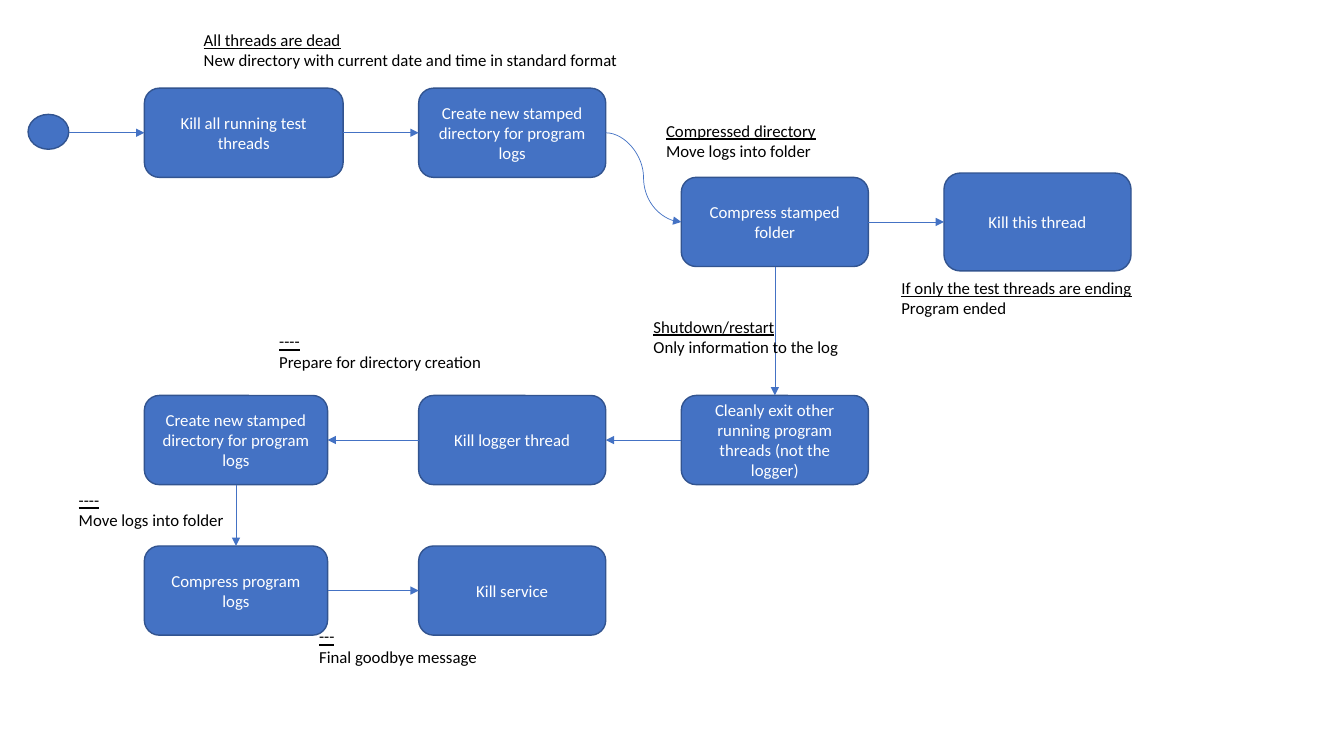
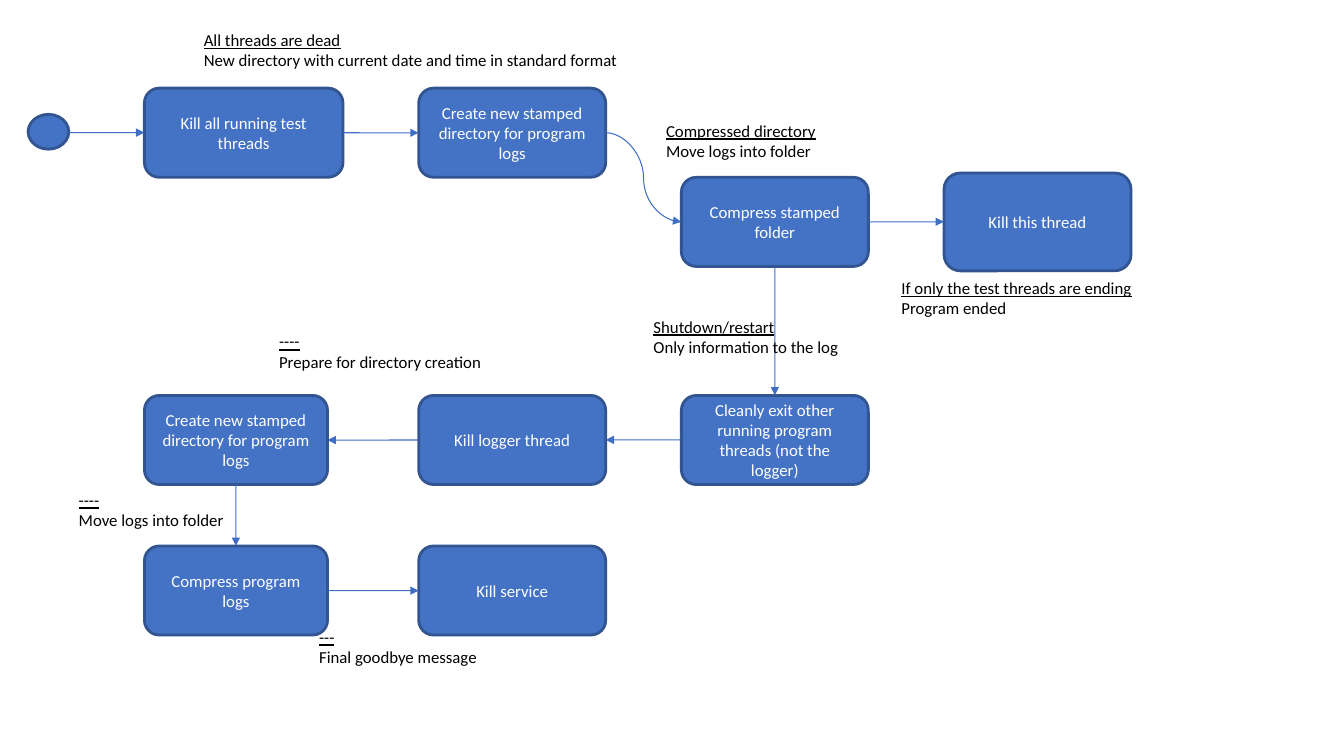
Before and after one commit to HarrisonJM/ProtocolDeveloper, a slide deck: slide 6 of docs/Design & Log/Designs.pptx (slide 5 before the commit). Drawn at 1344x756 pixels with LibreOffice and Linux fonts; fonts in the diff are those of the drawing. Boxes give left, top, right and bottom in pixels: in the first picture for what was removed or moved away, otherwise in the second. Text is boxed around its words. In the diff, an @@ line names an element or a change of style, - is before the commit and + after.

```diff
--- a/docs/Design & Log/Designs.pptx
+++ b/docs/Design & Log/Designs.pptx
@@ arrow removed from (343, 133) to (418, 133) @@
@@ freeform shape added at bbox=[343, 133, 418, 133], outline #3F6FC3 0.75 pt @@
@@ curved arrow (606, 133) - (682, 222): stroke #4472C4 0.5 pt to #3F6FC3 0.75 pt @@
@@ arrow removed from (869, 222) to (945, 222) @@
@@ freeform shape added at bbox=[869, 222, 945, 222], outline #3F6FC3 0.75 pt @@
@@ arrow removed from (775, 266) to (775, 395) @@
@@ freeform shape added at bbox=[775, 266, 775, 395], outline #3F6FC3 0.75 pt @@
@@ arrow removed from (418, 441) to (328, 441) @@
@@ freeform shape added at bbox=[328, 441, 418, 441], outline #3F6FC3 0.75 pt @@
@@ arrow removed from (682, 441) to (606, 441) @@
@@ freeform shape added at bbox=[606, 440, 682, 440], outline #3F6FC3 0.75 pt @@
@@ arrow removed from (236, 485) to (236, 546) @@
@@ freeform shape added at bbox=[236, 485, 236, 546], outline #3F6FC3 0.75 pt @@
@@ outline #325491 1 pt to #325491 2 pt; proportions changed in 7 elements at bbox=[144, 88, 343, 176], bbox=[418, 88, 606, 176], bbox=[945, 173, 1132, 271], bbox=[682, 395, 869, 484], bbox=[144, 395, 328, 484], bbox=[144, 546, 328, 635], bbox=[418, 546, 606, 635] @@
```
Also in this commit, not shown: 5 other slides changed, 1 slide added, 37 other files.
